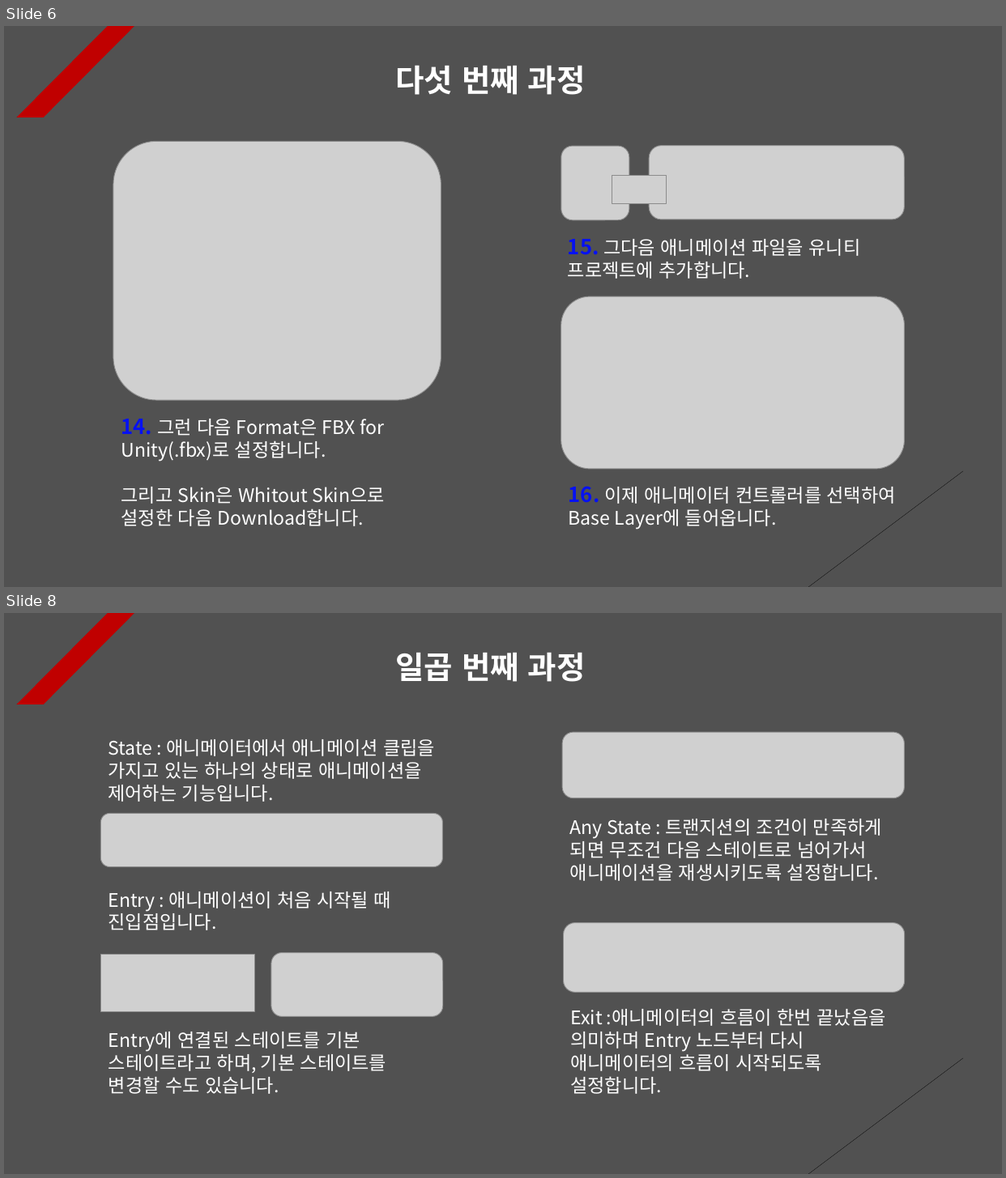
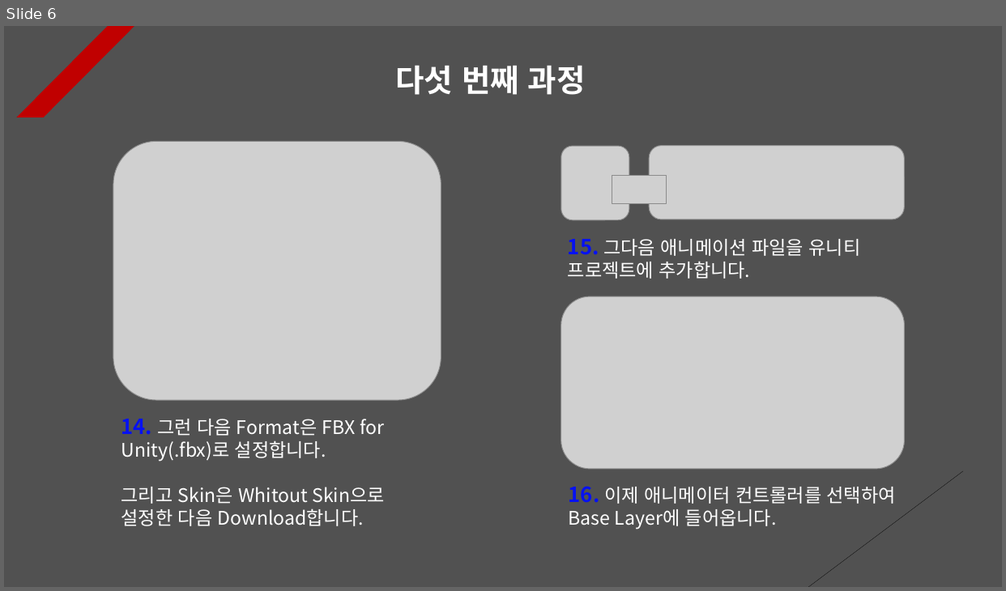
Before and after one commit to Unity2033/3D-UnityEngine, a slide deck: Assets/Class/Animator/PPT Data/Animator Example.pptx. Shown one above the other, each under a label of ours: slides 6 and 8 before the commit, slide 6 after it; the slides between them are not shown. The pictures are 1006x1178 and 1006x591 pixels, drawn with LibreOffice and Linux fonts; fonts in the diff are those of the drawing; grey boxes stand for pictures. Boxes give left, top, right and bottom in pixels: in the first picture for what was removed or moved away, otherwise in the second. Text is boxed around its words. In the diff, an @@ line names an element or a change of style, - is before the commit and + after.

```diff
--- a/Assets/Class/Animator/PPT Data/Animator Example.pptx
+++ b/Assets/Class/Animator/PPT Data/Animator Example.pptx
@@ slide 8 removed at <box>4,613,1002,1174</box>, background #515151; not listed: 2 template elements that a slide beside it also shows @@
@@ text removed at <box>396,652,586,682</box> @@
-일곱 번째 과정
@@ picture removed at <box>562,732,905,798</box> @@
@@ text removed at <box>108,739,435,802</box> @@
-State : 애니메이터에서 애니메이션 클립을 가지고 있는 하나의 상태로 애니메이션을 제어하는 기능입니다.
@@ picture removed at <box>100,814,443,867</box> @@
@@ text removed at <box>570,819,882,881</box> @@
-Any State : 트랜지션의 조건이 만족하게 되면 무조건 다음 스테이트로 넘어가서 애니메이션을 재생시키도록 설정합니다.
@@ text removed at <box>108,892,391,931</box> @@
-Entry : 애니메이션이 처음 시작될 때 진입점입니다.
@@ picture removed at <box>563,923,905,993</box> @@
@@ picture removed at <box>100,954,255,1012</box> @@
@@ picture removed at <box>271,953,443,1016</box> @@
@@ text removed at <box>570,1009,886,1094</box> @@
-Exit :애니메이터의 흐름이 한번 끝났음을 의미하며 Entry 노드부터 다시 애니메이터의 흐름이 시작되도록 설정합니다.
@@ text removed at <box>108,1032,386,1094</box> @@
-Entry에 연결된 스테이트를 기본 스테이트라고 하며, 기본 스테이트를 변경할 수도 있습니다.
```
Also in this commit, not shown: 12 slides changed, 1 slide added, 46 other files.
